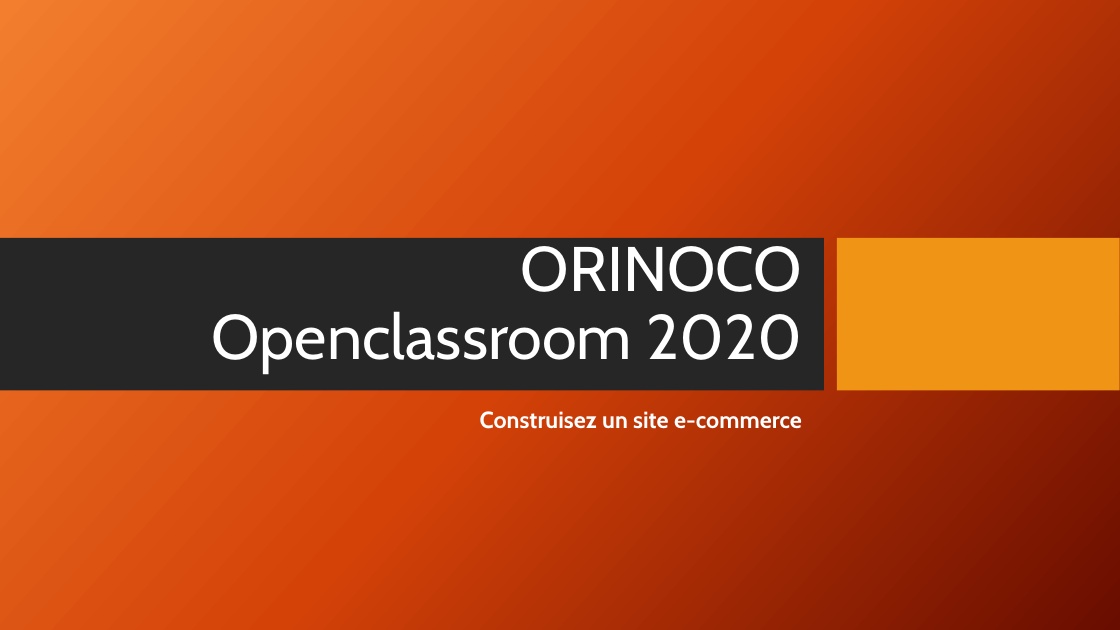
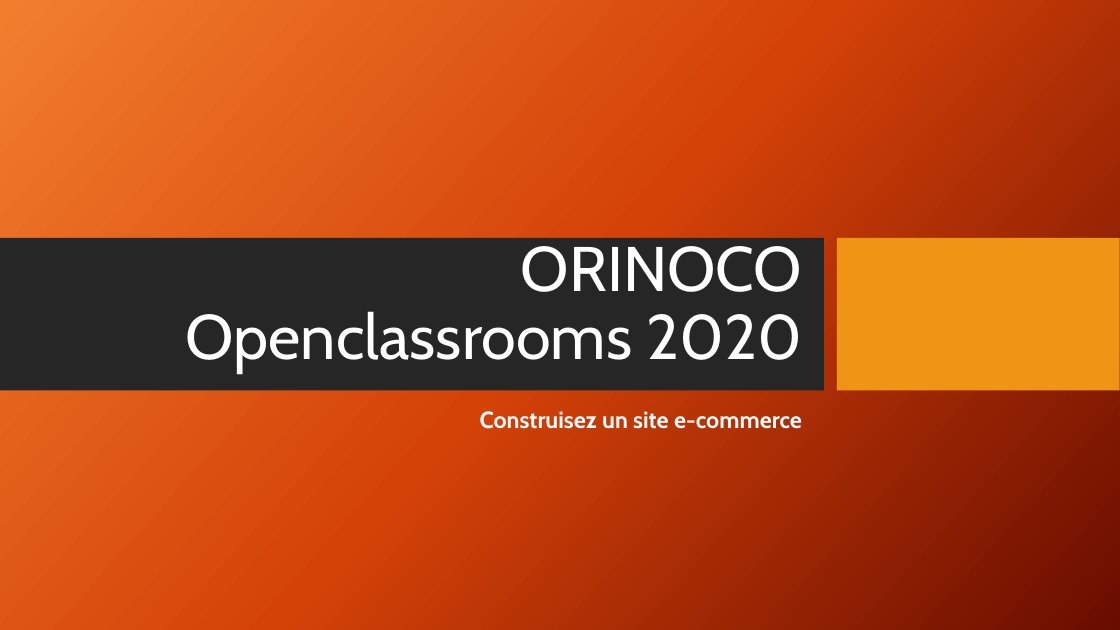
Before and after one commit to Jossar-Mukana-Muheta/Orinoco.github.io, a slide deck: slide 1 of Livrable/Présentation1.pptx. Drawn at 1120x630 pixels with LibreOffice and Linux fonts; fonts in the diff are those of the drawing; background and template pictures are left out. Boxes give left, top, right and bottom in pixels: in the first picture for what was removed or moved away, otherwise in the second. Text is boxed around its words. In the diff, an @@ line names an element or a change of style, - is before the commit and + after.

```diff
--- a/Livrable/Présentation1.pptx
+++ b/Livrable/Présentation1.pptx
@@ title at (186,246,802,374): text changed @@
-ORINOCO
-Openclassroom 2020
+ORINOCO
+Openclassrooms 2020
```
Also in this commit, not shown: 2 other files.
